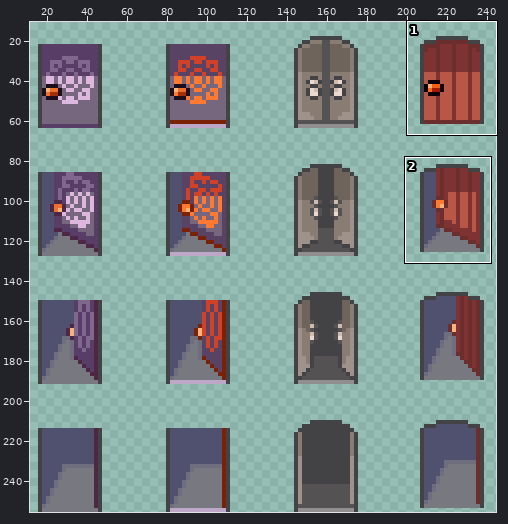
File history of a sprite sheet, Graphics/Characters/doors14.png. The picture above shows the old version from afar; the outline marks the close-up.
Close-up. First the earlier version:
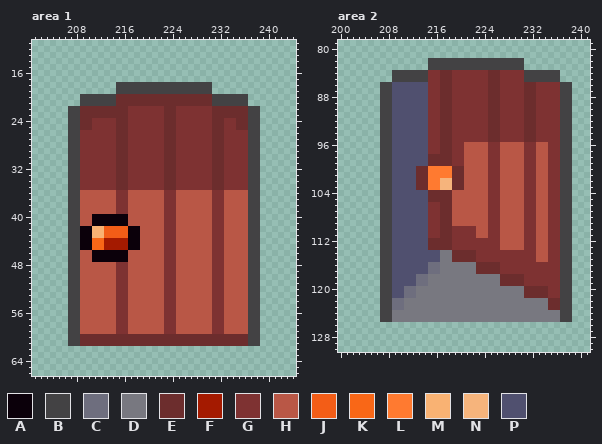
The file is 256x256 pixels. Colours within 5 levels of each other are drawn and written as one. Shown: area 1: x 201..244, y 11..66; area 2: x 200..241, y 79..130. The wide view leaves out empty margins. The commit also changed other parts of the picture, which this record leaves out.
Palette (. is transparent): A #0b000a  B #434244  C #6e6e7e  D #787880  E #6c2d2d  F #a41a00  G #7e3232  H #b95746  J #f35d17  K #f96717  L #ff7a30  M #f9b273  N #f6b47c  P #50506f
Pixels before, area 1 (only the part around the change), first column x 201:
11 ...........................................
12 ...........................................
13 ...........................................
14 ...........................................
15 ...........................................
16 ...........................................
17 ...........................................
18 ..............BBBBBBBBBBBBBBBB.............
19 ..............BBBBBBBBBBBBBBBB.............
20 ........BBBBBBEEEEEEEEEEEEEEEEBBBBBB.......
21 ........BBBBBBEEEEEEEEEEEEEEEEBBBBBB.......
22 ......BBEEEEEEEEGGGGGGEEGGGGGGEEEEEEBB.....
23 ......BBEEEEEEEEGGGGGGEEGGGGGGEEEEEEBB.....
24 ......BBEEGGGGEEGGGGGGEEGGGGGGEEGGEEBB.....
25 ......BBEEGGGGEEGGGGGGEEGGGGGGEEGGEEBB.....
26 ......BBGGGGGGEEGGGGGGEEGGGGGGEEGGGGBB.....
27 ......BBGGGGGGEEGGGGGGEEGGGGGGEEGGGGBB.....
28 ......BBGGGGGGEEGGGGGGEEGGGGGGEEGGGGBB.....
29 ......BBGGGGGGEEGGGGGGEEGGGGGGEEGGGGBB.....
30 ......BBGGGGGGEEGGGGGGEEGGGGGGEEGGGGBB.....
31 ......BBGGGGGGEEGGGGGGEEGGGGGGEEGGGGBB.....
32 ......BBGGGGGGEEGGGGGGEEGGGGGGEEGGGGBB.....
33 ......BBGGGGGGEEGGGGGGEEGGGGGGEEGGGGBB.....
34 ......BBGGGGGGEEGGGGGGEEGGGGGGEEGGGGBB.....
35 ......BBGGGGGGEEGGGGGGEEGGGGGGEEGGGGBB.....
36 ......BBHHHHHHGGHHHHHHGGHHHHHHGGHHHHBB.....
37 ......BBHHHHHHGGHHHHHHGGHHHHHHGGHHHHBB.....
38 ......BBHHHHHHGGHHHHHHGGHHHHHHGGHHHHBB.....
39 ......BBHHHHHHGGHHHHHHGGHHHHHHGGHHHHBB.....
40 ......BBHHAAAAAAHHHHHHGGHHHHHHGGHHHHBB.....
41 ......BBHHAAAAAAHHHHHHGGHHHHHHGGHHHHBB.....
42 ......BBAAMMJJJJAAHHHHGGHHHHHHGGHHHHBB.....
43 ......BBAAMMJJJJAAHHHHGGHHHHHHGGHHHHBB.....
44 ......BBAAKKFFFFAAHHHHGGHHHHHHGGHHHHBB.....
45 ......BBAAKKFFFFAAHHHHGGHHHHHHGGHHHHBB.....
46 ......BBHHAAAAAAHHHHHHGGHHHHHHGGHHHHBB.....
47 ......BBHHAAAAAAHHHHHHGGHHHHHHGGHHHHBB.....
48 ......BBHHHHHHGGHHHHHHGGHHHHHHGGHHHHBB.....
49 ......BBHHHHHHGGHHHHHHGGHHHHHHGGHHHHBB.....
50 ......BBHHHHHHGGHHHHHHGGHHHHHHGGHHHHBB.....
51 ......BBHHHHHHGGHHHHHHGGHHHHHHGGHHHHBB.....
52 ......BBHHHHHHGGHHHHHHGGHHHHHHGGHHHHBB.....
53 ......BBHHHHHHGGHHHHHHGGHHHHHHGGHHHHBB.....
54 ......BBHHHHHHGGHHHHHHGGHHHHHHGGHHHHBB.....
55 ......BBHHHHHHGGHHHHHHGGHHHHHHGGHHHHBB.....
56 ......BBHHHHHHGGHHHHHHGGHHHHHHGGHHHHBB.....
57 ......BBHHHHHHGGHHHHHHGGHHHHHHGGHHHHBB.....
58 ......BBHHHHHHGGHHHHHHGGHHHHHHGGHHHHBB.....
59 ......BBHHHHHHGGHHHHHHGGHHHHHHGGHHHHBB.....
60 ......BBEEEEEEEEEEEEEEEEEEEEEEEEEEEEBB.....
61 ......BBEEEEEEEEEEEEEEEEEEEEEEEEEEEEBB.....
62 ...........................................
63 ...........................................
64 ...........................................
65 ...........................................
66 ...........................................
Pixels before, area 2, first column x 207:
 82 ........BBBBBBBBBBBBBBBB........
 83 ........BBBBBBBBBBBBBBBB........
 84 ..BBBBBBGGEEGGGGGGEEGGGGBBBBBB..
 85 ..BBBBBBGGEEGGGGGGEEGGGGBBBBBB..
 86 BBPPPPPPGGEEGGGGGGEEGGGGEEGGGGBB
 87 BBPPPPPPGGEEGGGGGGEEGGGGEEGGGGBB
 88 BBPPPPPPGGEEGGGGGGEEGGGGEEGGGGBB
 89 BBPPPPPPGGEEGGGGGGEEGGGGEEGGGGBB
 90 BBPPPPPPGGEEGGGGGGEEGGGGEEGGGGBB
 91 BBPPPPPPGGEEGGGGGGEEGGGGEEGGGGBB
 92 BBPPPPPPGGEEGGGGGGEEGGGGEEGGGGBB
 93 BBPPPPPPGGEEGGGGGGEEGGGGEEGGGGBB
 94 BBPPPPPPGGEEGGGGGGEEGGGGEEGGGGBB
 95 BBPPPPPPGGEEGGGGGGEEGGGGEEGGGGBB
 96 BBPPPPPPGGEEGGHHHHGGHHHHGGHHGGBB
 97 BBPPPPPPGGEEGGHHHHGGHHHHGGHHGGBB
 98 BBPPPPPPEEEEGGHHHHGGHHHHGGHHGGBB
 99 BBPPPPPPEEEEGGHHHHGGHHHHGGHHGGBB
100 BBPPPPEELLLLEEHHHHGGHHHHGGHHGGBB
101 BBPPPPEELLLLEEHHHHGGHHHHGGHHGGBB
102 BBPPPPEELLNNEEHHHHGGHHHHGGHHGGBB
103 BBPPPPEELLNNEEHHHHGGHHHHGGHHGGBB
104 BBPPPPPPEEEEHHHHHHGGHHHHGGHHGGBB
105 BBPPPPPPEEEEHHHHHHGGHHHHGGHHGGBB
106 BBPPPPPPGGEEHHHHHHGGHHHHGGHHGGBB
107 BBPPPPPPGGEEHHHHHHGGHHHHGGHHGGBB
108 BBPPPPPPGGEEHHHHHHGGHHHHGGHHGGBB
109 BBPPPPPPGGEEHHHHHHGGHHHHGGHHGGBB
110 BBPPPPPPGGEEGGGGHHGGHHHHGGHHGGBB
111 BBPPPPPPGGEEGGGGHHGGHHHHGGHHGGBB
112 BBPPPPPPEEEEGGGGGGGGHHHHGGHHGGBB
113 BBPPPPPPEEEEGGGGGGGGHHHHGGHHGGBB
114 BBPPPPPPPPDDEEEEGGGGGGGGGGHHGGBB
115 BBPPPPPPPPDDEEEEGGGGGGGGGGHHGGBB
116 BBPPPPPPCCDDDDDDEEEEGGGGGGGGGGBB
117 BBPPPPPPCCDDDDDDEEEEGGGGGGGGGGBB
118 BBPPPPCCDDDDDDDDDDDDEEEEGGGGGGBB
119 BBPPPPCCDDDDDDDDDDDDEEEEGGGGGGBB
120 BBPPCCDDDDDDDDDDDDDDDDDDEEEEGGBB
121 BBPPCCDDDDDDDDDDDDDDDDDDEEEEGGBB
122 BBCCDDDDDDDDDDDDDDDDDDDDDDDDEEBB
123 BBCCDDDDDDDDDDDDDDDDDDDDDDDDEEBB
124 BBDDDDDDDDDDDDDDDDDDDDDDDDDDDDBB
125 BBDDDDDDDDDDDDDDDDDDDDDDDDDDDDBB
The result:
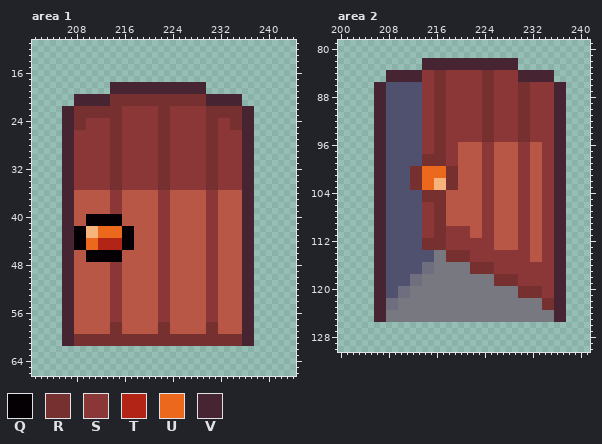
Colours new in this view: Q #050003  R #763030  S #8b3737  T #b22415  U #ec681d  V #472431
Edits made:
Area 1:
y 18..19: x 214..230 .BBBBBBBBBBBBBBBB -> VVVVVVVVVVVVVVVV.
y 20..21: x 208..236 .BBBBBBEEEEEEEEEEEEEEEEBBBBBB -> VVVVVVRRRRRRRRRRRRRRRRVVVVVV.
y 22..23: x 206..238 .BBEEEEEEEEGGGGGGEEGGGGGGEEEEEEBB -> VVRRRRRRRRSSSSSSRRSSSSSSRRRRRRVV.
y 24..25: x 206..238 .BBEEGGGGEEGGGGGGEEGGGGGGEEGGEEBB -> VVRRSSSSRRSSSSSSRRSSSSSSRRSSRRVV.
y 26..35: x 206..238 .BBGGGGGGEEGGGGGGEEGGGGGGEEGGGGBB -> VVSSSSSSRRSSSSSSRRSSSSSSRRSSSSVV.
y 36..39: x 206..208 .BB -> VVH; x 214..216 HGG -> SSH; x 222..224 HGG -> SSH; x 230..232 HGG -> SSH; x 236..238 HBB -> VV.
y 40..41: x 206..208 .BB -> VVH; x 210..216 HAAAAAA -> QQQQQQH; x 222..224 HGG -> SSH; x 230..232 HGG -> SSH; x 236..238 HBB -> VV.
y 42..43: x 206..218 .BBAAMMJJJJAA -> VVQQNNUUUUQQH; x 222..224 HGG -> SSH; x 230..232 HGG -> SSH; x 236..238 HBB -> VV.
y 44..45: x 206..218 .BBAAKKFFFFAA -> VVQQUUTTTTQQH; x 222..224 HGG -> SSH; x 230..232 HGG -> SSH; x 236..238 HBB -> VV.
y 46..47: x 206..208 .BB -> VVH; x 210..216 HAAAAAA -> QQQQQQH; x 222..224 HGG -> SSH; x 230..232 HGG -> SSH; x 236..238 HBB -> VV.
y 48..57: x 206..208 .BB -> VVH; x 214..216 HGG -> SSH; x 222..224 HGG -> SSH; x 230..232 HGG -> SSH; x 236..238 HBB -> VV.
y 58..59: x 206..208 .BB -> VVH; x 214..216 HGG -> RRH; x 222..224 HGG -> RRH; x 230..232 HGG -> RRH; x 236..238 HBB -> VV.
y 60..61: x 206..238 .BBEEEEEEEEEEEEEEEEEEEEEEEEEEEEBB -> VVRRRRRRRRRRRRRRRRRRRRRRRRRRRRVV.
Area 2:
y 82..83: x 214..230 .BBBBBBBBBBBBBBBB -> VVVVVVVVVVVVVVVV.
y 84..85: x 208..236 .BBBBBBGGEEGGGGGGEEGGGGBBBBBB -> VVVVVVSSRRSSSSSSRRSSSSVVVVVV.
y 86..95: x 206..208 .BB -> VVP; x 214..238 PGGEEGGGGGGEEGGGGEEGGGGBB -> SSRRSSSSSSRRSSSSRRSSSSVV.
y 96..97: x 206..208 .BB -> VVP; x 214..220 PGGEEGG -> SSRRSSH; x 224..226 HGG -> SSH; x 230..232 HGG -> SSH; x 234..238 HGGBB -> SSVV.
y 98..99: x 206..208 .BB -> VVP; x 214..220 PEEEEGG -> RRRRSSH; x 224..226 HGG -> SSH; x 230..232 HGG -> SSH; x 234..238 HGGBB -> SSVV.
y 100..101: x 206..208 .BB -> VVP; x 212..220 PEELLLLEE -> RRUUUURRH; x 224..226 HGG -> SSH; x 230..232 HGG -> SSH; x 234..238 HGGBB -> SSVV.
y 102..103: x 206..208 .BB -> VVP; x 212..216 PEELL -> RRUUN; x 218..220 NEE -> RRH; x 224..226 HGG -> SSH; x 230..232 HGG -> SSH; x 234..238 HGGBB -> SSVV.
y 104..105: x 206..208 .BB -> VVP; x 214..218 PEEEE -> RRRRH; x 224..226 HGG -> SSH; x 230..232 HGG -> SSH; x 234..238 HGGBB -> SSVV.
y 106..109: x 206..208 .BB -> VVP; x 214..218 PGGEE -> SSRRH; x 224..226 HGG -> SSH; x 230..232 HGG -> SSH; x 234..238 HGGBB -> SSVV.
y 110..111: x 206..208 .BB -> VVP; x 214..222 PGGEEGGGG -> SSRRSSSSH; x 224..226 HGG -> SSH; x 230..232 HGG -> SSH; x 234..238 HGGBB -> SSVV.
y 112..113: x 206..208 .BB -> VVP; x 214..226 PEEEEGGGGGGGG -> RRRRSSSSSSSSH; x 230..232 HGG -> SSH; x 234..238 HGGBB -> SSVV.
y 114..115: x 206..208 .BB -> VVP; x 216 P -> D; x 218..232 DEEEEGGGGGGGGGG -> RRRRSSSSSSSSSSH; x 234..238 HGGBB -> SSVV.
y 116..117: x 206..208 .BB -> VVP; x 214 P -> C; x 216 C -> D; x 222..238 DEEEEGGGGGGGGGGBB -> RRRRSSSSSSSSSSVV.
y 118..119: x 206..208 .BB -> VVP; x 212 P -> C; x 214 C -> D; x 226..238 DEEEEGGGGGGBB -> RRRRSSSSSSVV.
y 120..121: x 206..208 .BB -> VVP; x 210 P -> C; x 212 C -> D; x 230..238 DEEEEGGBB -> RRRRSSVV.
y 122..123: x 206..208 .BB -> VVC; x 210 C -> D; x 234..238 DEEBB -> RRVV.
y 124..125: x 206..208 .BB -> VVD; x 236..238 DBB -> VV.
Boxes around the changes in both close-ups, in picture pixels (x1, y1, x2, y2):
changed: (62, 82, 260, 346)
changed: (374, 58, 572, 322)
